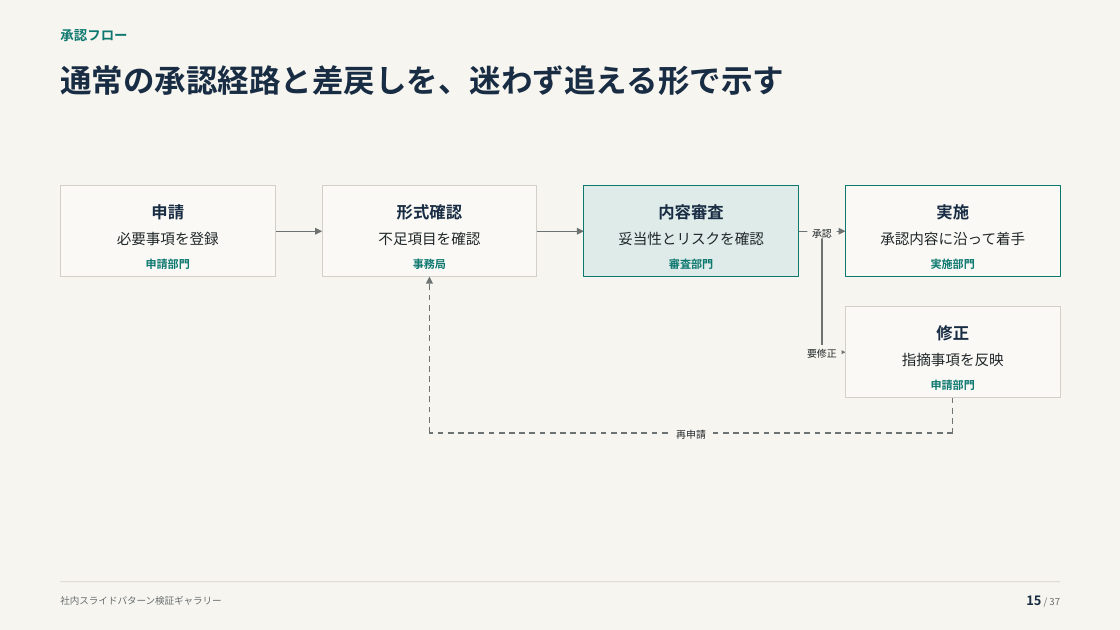
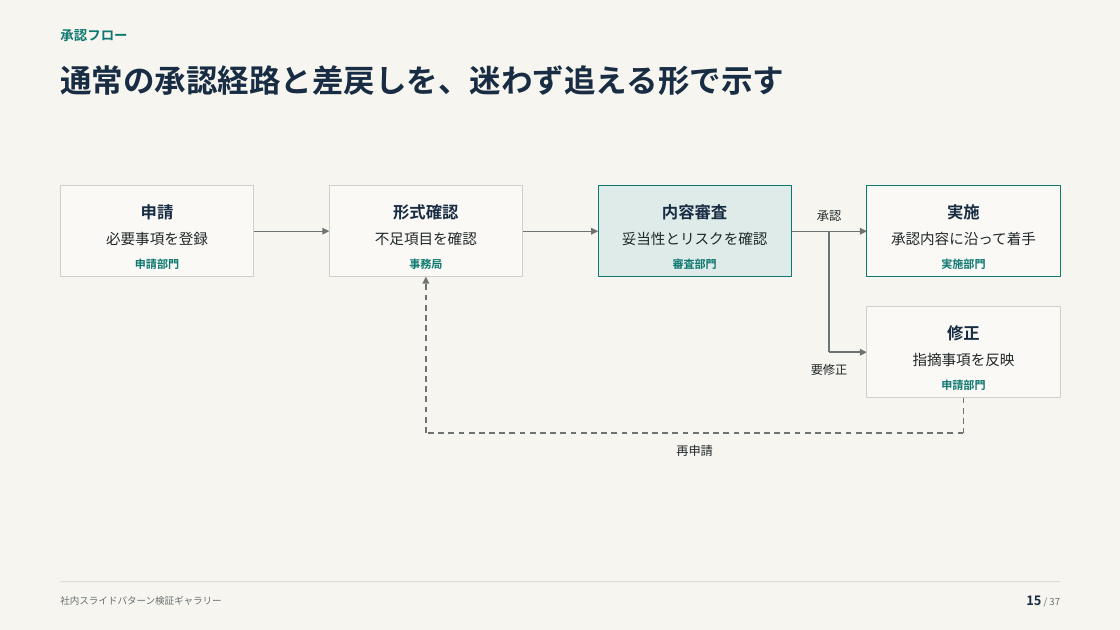
Before and after one commit to thinas1115/pptxdsl, a slide deck: slide 15 of examples/gallery/pattern_gallery.pptx. Drawn at 1120x630 pixels with LibreOffice and Linux fonts; fonts in the diff are those of the drawing. Boxes give left, top, right and bottom in pixels: in the first picture for what was removed or moved away, otherwise in the second. Text is boxed around its words. In the diff, an @@ line names an element or a change of style, - is before the commit and + after.

```diff
--- a/examples/gallery/pattern_gallery.pptx
+++ b/examples/gallery/pattern_gallery.pptx
@@ rectangle: place and size @@
-rectangle at box(60, 186, 276, 276)
+rectangle at box(60, 186, 254, 276)
@@ text "申請": place and size @@
-text "申請" at box(151, 204, 184, 220)
+text "申請" at box(141, 204, 174, 220)
@@ rectangle: place and size @@
-rectangle at box(322, 186, 537, 276)
+rectangle at box(329, 186, 523, 276)
@@ text "形式確認": place and size @@
-text "形式確認" at box(397, 204, 462, 220)
+text "形式確認" at box(393, 204, 458, 220)
@@ rectangle: place and size @@
-rectangle at box(584, 186, 799, 276)
+rectangle at box(598, 186, 791, 276)
@@ text "内容審査": place and size @@
-text "内容審査" at box(658, 204, 723, 220)
+text "内容審査" at box(662, 204, 727, 220)
@@ text "承認": place and size @@
-text "承認" at box(812, 229, 832, 240)
+text "承認" at box(817, 210, 841, 221)
@@ text "承認" at box(817, 210, 841, 221): size 8.5 to 10.5 pt; line spacing 1.3 to 1.1; vertical alignment middle to top @@
@@ rectangle: place and size @@
-rectangle at box(845, 186, 1060, 276)
+rectangle at box(867, 186, 1060, 276)
@@ text "実施": place and size @@
-text "実施" at box(936, 204, 969, 220)
+text "実施" at box(947, 204, 980, 220)
@@ text "必要事項を登録": place and size @@
-text "必要事項を登録" at box(117, 231, 219, 246)
+text "必要事項を登録" at box(106, 231, 208, 246)
@@ arrow moved from (275, 231) - (322, 231) to (254, 231) - (329, 231) @@
@@ arrow moved from (537, 231) - (584, 231) to (523, 231) - (598, 231) @@
@@ text "妥当性とリスクを確認": place and size @@
-text "妥当性とリスクを確認" at box(618, 231, 764, 245)
+text "妥当性とリスクを確認" at box(622, 231, 768, 245)
@@ line moved from (799, 231) - (823, 231) to (791, 231) - (829, 231) @@
@@ arrow moved from (799, 231) - (845, 231) to (791, 231) - (867, 231) @@
@@ line moved from (823, 231) - (823, 352) to (829, 231) - (829, 352) @@
@@ text "承認内容に沿って着手": place and size @@
-text "承認内容に沿って着手" at box(880, 231, 1025, 246)
+text "承認内容に沿って着手" at box(891, 231, 1036, 246)
@@ text "申請部門" rewrapped from box(146, 259, 190, 269) to box(135, 257, 179, 272) @@
@@ text "事務局": place and size @@
-text "事務局" at box(413, 257, 446, 272)
+text "事務局" at box(409, 257, 442, 272)
@@ text "審査部門": place and size @@
-text "審査部門" at box(669, 257, 713, 272)
+text "審査部門" at box(673, 257, 717, 272)
@@ text "実施部門": place and size @@
-text "実施部門" at box(931, 257, 975, 272)
+text "実施部門" at box(941, 257, 985, 272)
@@ arrow moved from (429, 433) - (429, 276) to (426, 433) - (426, 276) @@
@@ rectangle: place and size @@
-rectangle at box(845, 307, 1060, 397)
+rectangle at box(867, 307, 1060, 397)
@@ text "修正": place and size @@
-text "修正" at box(936, 325, 969, 341)
+text "修正" at box(947, 325, 980, 341)
@@ arrow moved from (823, 352) - (845, 352) to (829, 352) - (867, 352) @@
@@ text "指摘事項を反映": place and size @@
-text "指摘事項を反映" at box(902, 352, 1004, 367)
+text "指摘事項を反映" at box(913, 352, 1015, 367)
@@ text "要修正": place and size @@
-text "要修正" at box(802, 345, 842, 360)
+text "要修正" at box(811, 364, 848, 375)
@@ text "要修正" at box(811, 364, 848, 375): size 8.5 to 10.5 pt; line spacing 1.3 to 1.1; vertical alignment middle to top; fill #F7F5EF to none @@
@@ text "申請部門" rewrapped from box(931, 380, 975, 390) to box(941, 378, 985, 393) @@
@@ line moved from (953, 397) - (953, 433) to (964, 397) - (964, 433) @@
@@ line moved from (953, 433) - (429, 433) to (964, 433) - (426, 433) @@
@@ text "再申請": place and size @@
-text "再申請" at box(671, 426, 711, 440)
+text "再申請" at box(676, 444, 713, 456)
@@ text "再申請" at box(676, 444, 713, 456): size 8.5 to 10.5 pt; line spacing 1.3 to 1.1; vertical alignment middle to top; fill #F7F5EF to none @@
```
Also in this commit, not shown: 1 other slide changed, 6 other files.
